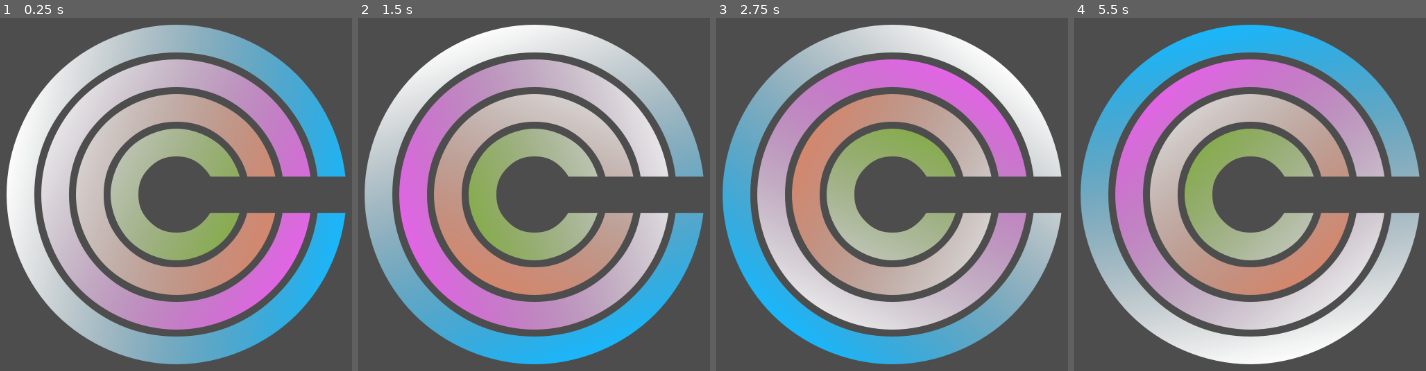
Above: before the commit, frames 1-4 (left to right).
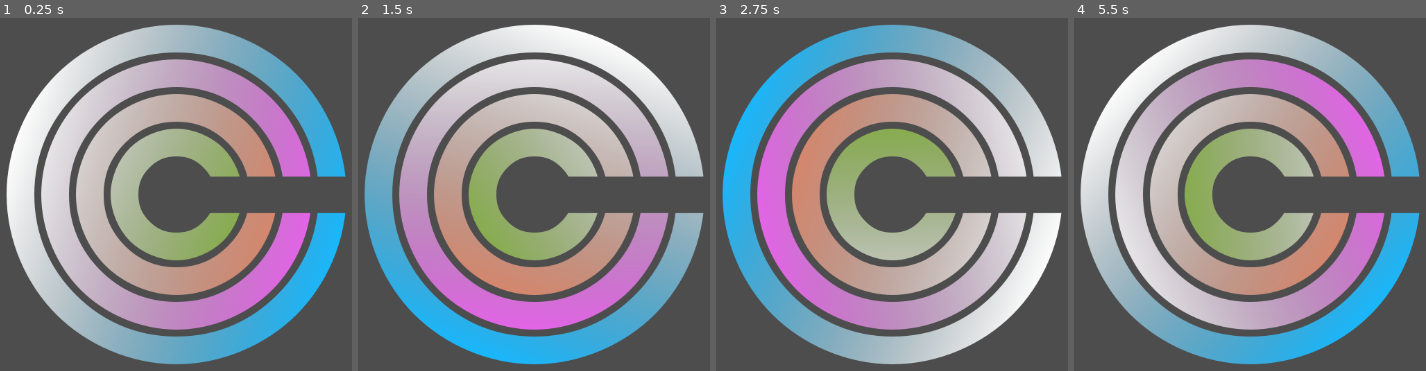
Above: after the commit, the same moments.

Repository: LettucePie/october
Game: Godot game, scene res://game.tscn
Two runs of this game, one before a commit and one after it. Both use one fixed random seed, a clock stepped at 60 frames per second and the inputs below.
Inputs (mouse positions are in pixels of both pictures, inside the frame that each line leads up to):
- Up to frame 1 (0.25 s): no input
- Up to frame 2 (1.5 s): move the mouse to (outside the picture) at 0.52 s; click (outside the picture) at 0.67 s; move the mouse to (375, 215) at 1.27 s; click (375, 215) at 1.42 s
- Up to frame 3 (2.75 s): move the mouse to (972, 95) at 2.02 s; click (972, 95) at 2.17 s
- Up to frame 4 (5.5 s): move the mouse to (1211, 282) at 2.77 s; click (1211, 282) at 2.92 s; move the mouse to (outside the picture) at 3.52 s; click (outside the picture) at 3.67 s; move the mouse to (outside the picture) at 4.27 s; click (outside the picture) at 4.42 s; move the mouse to (1288, 194) at 5.02 s; click (1288, 194) at 5.17 s

The runs differ from the first frame. In frame 2, 28% of the frame differs, in the area x 1-99%, y 4-96%; in frame 3, 32%; in frame 4, 36%, in the area x 1-99%, y 1-99%.

Commit message:
restructure a bit and start solution detection

Diff:
--- /dev/null
+++ b/components/clearing.gd
@@ -0,0 +1,21 @@
+extends Area2D
+class_name Clearing
+
+signal solution_prox(tf)
+var ring_owner : Ring
+
+
+func _ready() -> void:
+	if ring_owner == null:
+		if get_parent() is Ring:
+			ring_owner = get_parent()
+
+
+func _on_area_entered(area: Area2D) -> void:
+	if area.is_in_group("Solution"):
+		emit_signal("solution_prox", true)
+
+
+func _on_area_exited(area: Area2D) -> void:
+	if area.is_in_group("Solution"):
+		emit_signal("solution_prox", false)
--- /dev/null
+++ b/components/clearing.tscn
@@ -0,0 +1,16 @@
+[gd_scene load_steps=3 format=3 uid="uid://c3mtytyei13l8"]
+
+[ext_resource type="Script" uid="uid://8ogm0n4eawcx" path="res://components/clearing.gd" id="1_glcaq"]
+
+[sub_resource type="CircleShape2D" id="CircleShape2D_ubbll"]
+radius = 34.0
+
+[node name="clearing" type="Area2D" groups=["Clearing"]]
+input_pickable = false
+script = ExtResource("1_glcaq")
+
+[node name="CollisionShape2D" type="CollisionShape2D" parent="."]
+shape = SubResource("CircleShape2D_ubbll")
+
+[connection signal="area_entered" from="." to="." method="_on_area_entered"]
+[connection signal="area_exited" from="." to="." method="_on_area_exited"]
--- a/components/ring_level.tscn
+++ b/components/ring_level.tscn
@@ -1,9 +1,25 @@
 [gd_scene load_steps=3 format=3 uid="uid://cugradq5phdm3"]
 
-[ext_resource type="Script" uid="uid://cfol2u0316a1" path="res://ring_level.gd" id="1_8w8no"]
 [ext_resource type="PackedScene" uid="uid://c0vwy80omkc5w" path="res://rings/ring_1a.tscn" id="2_l3a7r"]
 
+[sub_resource type="GDScript" id="GDScript_8mucq"]
+script/source = "extends Node2D
+class_name Ring_Level
+
+@export var ring_level : int = 0
+@export var ring_scenes : Array[PackedScene] = []
+
+
+func _ready():
+	var ring : Ring = ring_scenes.front().instantiate()
+	self.add_child(ring)
+
+
+func rescale():
+	print(\"Size Changing Stuff Here\")
+"
+
 [node name="RingLevel" type="Node2D"]
-script = ExtResource("1_8w8no")
+script = SubResource("GDScript_8mucq")
 ring_level = 1
 ring_scenes = Array[PackedScene]([ExtResource("2_l3a7r")])
--- a/game.gd
+++ b/game.gd
@@ -1,8 +1,8 @@
 extends Node
 class_name Game
 
-@export var ring_center : Node2D
-var ring_levels : Array[Ring_Level] = []
+@export var center_stage : Stage
+var rings : Array[Ring] = []
 const DEF_click_max = 250.0
 const DEF_click_min = 50.0
 var click_max : float = DEF_click_max
@@ -15,38 +15,43 @@
 var click_on_pos : Vector2 = Vector2.ZERO
 var ring_targets : PackedFloat32Array = []
 
+
 func _ready() -> void:
 	if !get_window().size_changed.is_connected(recenter):
 		get_window().size_changed.connect(recenter)
-	if ring_center == null:
-		ring_center = find_child("center")
-	if ring_center != null:
-		for c in ring_center.get_children():
-			if c is Ring_Level:
-				ring_levels.append(c)
-	_calc_segment_levels(ring_levels.size())
+	if center_stage == null:
+		#center_stage = find_child("center")
+		for c in get_children():
+			if c is Stage:
+				center_stage = c
+	if center_stage != null:
+		for c in center_stage.get_children():
+			if c is Ring:
+				rings.append(c)
+	_calc_segment_levels(rings.size())
 	## Setup base rotation values
-	ring_targets.resize(ring_levels.size())
-	for i in ring_levels.size():
-		ring_targets[i] = ring_levels[i].rotation
+	ring_targets.resize(rings.size())
+	for i in rings.size():
+		ring_targets[i] = rings[i].rotation
 
 
 func recenter() -> void:
 	print("Recenter")
-	ring_center.position = get_window().size / 2
-	print(ring_center.position)
-	if ring_levels.size() > 0:
-		for ring_level in ring_levels:
-			ring_level.rescale()
+	center_stage.position = get_window().size / 2
+	print(center_stage.position)
+	print("TODO Rescale CenterStage")
+	#if rings.size() > 0:
+		#for ring in rings:
+			#ring.rescale()
 
 
 func dial_ring_to(id : int, rot : float) -> void:
-	ring_levels[id].rotation = rot
+	rings[id].rotation = rot
 
 
 func _process(delta: float) -> void:
-	for i in ring_levels.size():
-		dial_ring_to(i, lerp_angle(ring_levels[i].rotation, ring_targets[i], 8 * delta))
+	for i in rings.size():
+		dial_ring_to(i, lerp_angle(rings[i].rotation, ring_targets[i], 8 * delta))
 
 
 func _calc_segment_levels(steps : int):
@@ -79,23 +84,23 @@
 
 func _click_event(event : InputEventMouseButton):
 	if event.pressed:
-		var local_pos : Vector2 = event.position - ring_center.global_position
+		var local_pos : Vector2 = event.position - center_stage.global_position
 		var dist : float = Vector2.ZERO.distance_to(local_pos)
 		_active_ring_forget()
 		if _check_segment(dist - click_min) >= 0:
 			ring_selected_id = _check_segment(dist - click_min)
-			ring_selected_rot = ring_levels[ring_selected_id].rotation
+			ring_selected_rot = rings[ring_selected_id].rotation
 			click_on_pos = local_pos
 	else:
 		_active_ring_forget()
 
 
 func _move_event(event : InputEventMouseMotion):
-	var localized_mouse_pos : Vector2 = event.position - ring_center.global_position
+	var localized_mouse_pos : Vector2 = event.position - center_stage.global_position
 	var angle_a : float = Vector2.RIGHT.angle_to(click_on_pos.normalized())
 	var angle_b : float = Vector2.RIGHT.angle_to(localized_mouse_pos.normalized())
 	var angle_diff : float = angle_b - angle_a
-	print("AngleA: ", angle_a, " | AngleB: ", angle_b, " | AngleDiff: ", angle_diff)
+	#print("AngleA: ", angle_a, " | AngleB: ", angle_b, " | AngleDiff: ", angle_diff)
 	ring_targets[ring_selected_id] = ring_selected_rot + angle_diff
 	#dial_ring_to(ring_selected_id, ring_selected_rot + angle_diff)
 
--- a/game.tscn
+++ b/game.tscn
@@ -1,43 +1,30 @@
-[gd_scene load_steps=8 format=3 uid="uid://cuqejiribu1et"]
+[gd_scene load_steps=3 format=3 uid="uid://cuqejiribu1et"]
 
-[ext_resource type="Script" uid="uid://cfol2u0316a1" path="res://ring_level.gd" id="1_80nbo"]
 [ext_resource type="Script" uid="uid://bdd177d25nwm" path="res://game.gd" id="1_ryrav"]
-[ext_resource type="PackedScene" uid="uid://c0vwy80omkc5w" path="res://rings/ring_1a.tscn" id="2_e2o6t"]
-[ext_resource type="PackedScene" uid="uid://b1gaxp4oi33wh" path="res://rings/ring_2a.tscn" id="3_7jktm"]
-[ext_resource type="PackedScene" uid="uid://dgolblnjyhh4o" path="res://rings/ring_3a.tscn" id="4_ryrav"]
-[ext_resource type="PackedScene" uid="uid://dk562dv21sngq" path="res://rings/ring_4a.tscn" id="5_eow3j"]
-
-[sub_resource type="RectangleShape2D" id="RectangleShape2D_ryrav"]
-size = Vector2(300, 10)
+[ext_resource type="PackedScene" uid="uid://bj3bhkl78bpfk" path="res://stages/stage_00_test.tscn" id="2_e2o6t"]
 
 [node name="Game" type="Node"]
 script = ExtResource("1_ryrav")
 
-[node name="center" type="Node2D" parent="." groups=["Center"]]
+[node name="stage" parent="." instance=ExtResource("2_e2o6t")]
 position = Vector2(576, 324)
 
-[node name="lvl4" type="Node2D" parent="center"]
-script = ExtResource("1_80nbo")
-ring_level = 4
-ring_scenes = Array[PackedScene]([ExtResource("5_eow3j")])
+[node name="Control" type="Control" parent="."]
+layout_mode = 3
+anchors_preset = 15
+anchor_right = 1.0
+anchor_bottom = 1.0
+grow_horizontal = 2
+grow_vertical = 2
 
-[node name="lvl3" type="Node2D" parent="center"]
-script = ExtResource("1_80nbo")
-ring_level = 3
-ring_scenes = Array[PackedScene]([ExtResource("4_ryrav")])
-
-[node name="lvl2" type="Node2D" parent="center"]
-script = ExtResource("1_80nbo")
-ring_level = 2
-ring_scenes = Array[PackedScene]([ExtResource("3_7jktm")])
-
-[node name="lvl1" type="Node2D" parent="center"]
-script = ExtResource("1_80nbo")
-ring_level = 1
-ring_scenes = Array[PackedScene]([ExtResource("2_e2o6t")])
-
-[node name="solution" type="Area2D" parent="center"]
-
-[node name="CollisionShape2D" type="CollisionShape2D" parent="center/solution"]
-position = Vector2(150, 0)
-shape = SubResource("RectangleShape2D_ryrav")
+[node name="status" type="Label" parent="Control"]
+layout_mode = 1
+anchors_preset = 5
+anchor_left = 0.5
+anchor_right = 0.5
+offset_left = -171.5
+offset_right = 171.5
+offset_bottom = 55.0
+grow_horizontal = 2
+horizontal_alignment = 1
+vertical_alignment = 1
--- a/ring.gd
+++ b/ring.gd
@@ -1,9 +1,12 @@
 extends Node2D
 class_name Ring
+
 
 @export var level : int = 0
 enum CUTOUT {A, B, C, D}
 @export var cutout_shape : CUTOUT = CUTOUT.A
+@export var clearings : Array[Clearing] = []
+@export var interactives : Array = []
 
 @onready var sprite : Sprite2D = $Sprite2D
 @onready var light : PointLight2D = $PointLight2D
@@ -14,9 +17,19 @@
 
 func _ready() -> void:
 	light_rotate_var = randf_range(0.8, 2.0)
-	#if randf() < 0.5:
-		#light_rotate_var *= -1.0
+	if clearings.size() <= 0:
+		print("**ERROR** UNSOLVABLE RING")
+	else:
+		for c in clearings:
+			if c.ring_owner != self:
+				c.ring_owner = self
+			if !c.solution_prox.is_connected(solution_proxima):
+				c.solution_prox.connect(solution_proxima)
 
 
 func _process(delta: float) -> void:
 	light.rotation += delta * light_rotate_var
+
+
+func solution_proxima(tf : bool) -> void:
+	print("Ring: ", self.name, " Solution: ", tf)
--- a/ring_level.gd
+++ /dev/null
@@ -1,14 +0,0 @@
-extends Node2D
-class_name Ring_Level
-
-@export var ring_level : int = 0
-@export var ring_scenes : Array[PackedScene] = []
-
-
-func _ready():
-	var ring : Ring = ring_scenes.front().instantiate()
-	self.add_child(ring)
-
-
-func rescale():
-	print("Size Changing Stuff Here")
--- a/rings/ring_1a.tscn
+++ b/rings/ring_1a.tscn
@@ -2,9 +2,7 @@
 
 [ext_resource type="Script" uid="uid://djs1b52ef4ukb" path="res://ring.gd" id="1_hvv5x"]
 [ext_resource type="Texture2D" uid="uid://b53hr6b7ndtfq" path="res://rings/lvl1_cut_a.png" id="2_fcm0q"]
-
-[sub_resource type="CircleShape2D" id="CircleShape2D_ubbll"]
-radius = 34.0
+[ext_resource type="PackedScene" uid="uid://c3mtytyei13l8" path="res://components/clearing.tscn" id="3_fcm0q"]
 
 [sub_resource type="Gradient" id="Gradient_veync"]
 colors = PackedColorArray(0, 0, 0, 0, 1, 1, 1, 1)
@@ -14,22 +12,20 @@
 width = 500
 height = 500
 
-[node name="Ring_1A" type="Node2D"]
+[node name="Ring_1A" type="Node2D" node_paths=PackedStringArray("clearings")]
 script = ExtResource("1_hvv5x")
 level = 1
+clearings = [NodePath("clearing")]
 
 [node name="Sprite2D" type="Sprite2D" parent="."]
 light_mask = 16
 texture = ExtResource("2_fcm0q")
-
-[node name="Area2D" type="Area2D" parent="Sprite2D"]
-
-[node name="CollisionShape2D" type="CollisionShape2D" parent="Sprite2D/Area2D"]
-position = Vector2(223, 0)
-shape = SubResource("CircleShape2D_ubbll")
 
 [node name="PointLight2D" type="PointLight2D" parent="."]
 color = Color(0.08936692, 0.7228654, 0.99999994, 1)
 blend_mode = 2
 range_item_cull_mask = 16
 texture = SubResource("GradientTexture2D_5i5bl")
+
+[node name="clearing" parent="." instance=ExtResource("3_fcm0q")]
+position = Vector2(223, 0)
--- a/rings/ring_1b.tscn
+++ b/rings/ring_1b.tscn
@@ -2,9 +2,7 @@
 
 [ext_resource type="Script" uid="uid://djs1b52ef4ukb" path="res://ring.gd" id="1_jyp2f"]
 [ext_resource type="Texture2D" uid="uid://b862wyybjyu6b" path="res://rings/lvl1_cut_b.png" id="2_8qe2f"]
-
-[sub_resource type="CircleShape2D" id="CircleShape2D_ubbll"]
-radius = 34.0
+[ext_resource type="PackedScene" uid="uid://c3mtytyei13l8" path="res://components/clearing.tscn" id="3_8qe2f"]
 
 [sub_resource type="Gradient" id="Gradient_veync"]
 colors = PackedColorArray(0, 0, 0, 0, 1, 1, 1, 1)
@@ -14,27 +12,24 @@
 width = 500
 height = 500
 
-[node name="Ring_1B" type="Node2D"]
+[node name="Ring_1B" type="Node2D" node_paths=PackedStringArray("clearings")]
 script = ExtResource("1_jyp2f")
 level = 1
 cutout_shape = 1
+clearings = [NodePath("clearing"), NodePath("clearing2")]
 
 [node name="Sprite2D" type="Sprite2D" parent="."]
 light_mask = 16
 texture = ExtResource("2_8qe2f")
-
-[node name="Area2D" type="Area2D" parent="Sprite2D"]
-
-[node name="CollisionShape2D" type="CollisionShape2D" parent="Sprite2D/Area2D"]
-position = Vector2(223, 0)
-shape = SubResource("CircleShape2D_ubbll")
-
-[node name="CollisionShape2D2" type="CollisionShape2D" parent="Sprite2D/Area2D"]
-position = Vector2(0, 223)
-shape = SubResource("CircleShape2D_ubbll")
 
 [node name="PointLight2D" type="PointLight2D" parent="."]
 color = Color(0.08936692, 0.7228654, 0.99999994, 1)
 blend_mode = 2
 range_item_cull_mask = 16
 texture = SubResource("GradientTexture2D_5i5bl")
+
+[node name="clearing" parent="." instance=ExtResource("3_8qe2f")]
+position = Vector2(223, 0)
+
+[node name="clearing2" parent="." instance=ExtResource("3_8qe2f")]
+position = Vector2(0, 225)
--- a/rings/ring_2a.tscn
+++ b/rings/ring_2a.tscn
@@ -2,9 +2,7 @@
 
 [ext_resource type="Script" uid="uid://djs1b52ef4ukb" path="res://ring.gd" id="1_ov22u"]
 [ext_resource type="Texture2D" uid="uid://emn3mctwh5id" path="res://rings/lvl2_cut_a.png" id="2_ov22u"]
-
-[sub_resource type="CircleShape2D" id="CircleShape2D_ubbll"]
-radius = 34.0
+[ext_resource type="PackedScene" uid="uid://c3mtytyei13l8" path="res://components/clearing.tscn" id="3_bhuq4"]
 
 [sub_resource type="Gradient" id="Gradient_veync"]
 colors = PackedColorArray(0, 0, 0, 0, 1, 1, 1, 1)
@@ -14,22 +12,20 @@
 width = 500
 height = 500
 
-[node name="Ring_2A" type="Node2D"]
+[node name="Ring_2A" type="Node2D" node_paths=PackedStringArray("clearings")]
 script = ExtResource("1_ov22u")
 level = 2
+clearings = [NodePath("clearing")]
 
 [node name="Sprite2D" type="Sprite2D" parent="."]
 light_mask = 8
 texture = ExtResource("2_ov22u")
-
-[node name="Area2D" type="Area2D" parent="Sprite2D"]
-
-[node name="CollisionShape2D" type="CollisionShape2D" parent="Sprite2D/Area2D"]
-position = Vector2(174, 0)
-shape = SubResource("CircleShape2D_ubbll")
 
 [node name="PointLight2D" type="PointLight2D" parent="."]
 color = Color(0.9837337, 0.35884297, 1, 1)
 blend_mode = 2
 range_item_cull_mask = 8
 texture = SubResource("GradientTexture2D_5i5bl")
+
+[node name="clearing" parent="." instance=ExtResource("3_bhuq4")]
+position = Vector2(174, 0)
--- a/rings/ring_3a.tscn
+++ b/rings/ring_3a.tscn
@@ -2,9 +2,7 @@
 
 [ext_resource type="Script" uid="uid://djs1b52ef4ukb" path="res://ring.gd" id="1_hm5s7"]
 [ext_resource type="Texture2D" uid="uid://dbvnj7fhq32fi" path="res://rings/lvl3_cut_a.png" id="2_hm5s7"]
-
-[sub_resource type="CircleShape2D" id="CircleShape2D_ubbll"]
-radius = 34.0
+[ext_resource type="PackedScene" uid="uid://c3mtytyei13l8" path="res://components/clearing.tscn" id="3_y8vat"]
 
 [sub_resource type="Gradient" id="Gradient_veync"]
 colors = PackedColorArray(0, 0, 0, 0, 1, 1, 1, 1)
@@ -14,22 +12,20 @@
 width = 500
 height = 500
 
-[node name="Ring_3A" type="Node2D"]
+[node name="Ring_3A" type="Node2D" node_paths=PackedStringArray("clearings")]
 script = ExtResource("1_hm5s7")
 level = 3
+clearings = [NodePath("clearing")]
 
 [node name="Sprite2D" type="Sprite2D" parent="."]
 light_mask = 4
 texture = ExtResource("2_hm5s7")
-
-[node name="Area2D" type="Area2D" parent="Sprite2D"]
-
-[node name="CollisionShape2D" type="CollisionShape2D" parent="Sprite2D/Area2D"]
-position = Vector2(122, 0)
-shape = SubResource("CircleShape2D_ubbll")
 
 [node name="PointLight2D" type="PointLight2D" parent="."]
 color = Color(1, 0.5111293, 0.3494958, 1)
 blend_mode = 2
 range_item_cull_mask = 4
 texture = SubResource("GradientTexture2D_5i5bl")
+
+[node name="clearing" parent="." instance=ExtResource("3_y8vat")]
+position = Vector2(121, 0)
--- a/rings/ring_4a.tscn
+++ b/rings/ring_4a.tscn
@@ -2,9 +2,7 @@
 
 [ext_resource type="Script" uid="uid://djs1b52ef4ukb" path="res://ring.gd" id="1_veync"]
 [ext_resource type="Texture2D" uid="uid://okeftlnsmbmv" path="res://rings/lvl4_cut_a.png" id="2_veync"]
-
-[sub_resource type="CircleShape2D" id="CircleShape2D_ubbll"]
-radius = 34.0
+[ext_resource type="PackedScene" uid="uid://c3mtytyei13l8" path="res://components/clearing.tscn" id="3_5i5bl"]
 
 [sub_resource type="Gradient" id="Gradient_veync"]
 colors = PackedColorArray(0, 0, 0, 0, 1, 1, 1, 1)
@@ -14,22 +12,20 @@
 width = 500
 height = 500
 
-[node name="Ring_4A" type="Node2D"]
+[node name="Ring_4A" type="Node2D" node_paths=PackedStringArray("clearings")]
 script = ExtResource("1_veync")
 level = 3
+clearings = [NodePath("clearing")]
 
 [node name="Sprite2D" type="Sprite2D" parent="."]
 light_mask = 2
 texture = ExtResource("2_veync")
-
-[node name="Area2D" type="Area2D" parent="Sprite2D"]
-
-[node name="CollisionShape2D" type="CollisionShape2D" parent="Sprite2D/Area2D"]
-position = Vector2(69, 0)
-shape = SubResource("CircleShape2D_ubbll")
 
 [node name="PointLight2D" type="PointLight2D" parent="."]
 color = Color(0.46612352, 0.7683025, 3.85046e-07, 1)
 blend_mode = 2
 range_item_cull_mask = 2
 texture = SubResource("GradientTexture2D_5i5bl")
+
+[node name="clearing" parent="." instance=ExtResource("3_5i5bl")]
+position = Vector2(71, 0)
--- /dev/null
+++ b/stage.gd
@@ -0,0 +1,16 @@
+extends Node2D
+class_name Stage
+
+@export var solution_area : Area2D
+var rings : Array[Ring] = []
+
+
+func _find_ring_children() -> void:
+	rings.clear()
+	for c in get_children():
+		if c is Ring:
+			rings.append(c)
+
+
+func _ready() -> void:
+	_find_ring_children()
--- /dev/null
+++ b/stages/stage_00_test.tscn
@@ -0,0 +1,28 @@
+[gd_scene load_steps=7 format=3 uid="uid://bj3bhkl78bpfk"]
+
+[ext_resource type="Script" uid="uid://cykug2x5ji3h3" path="res://stage.gd" id="1_wpvf4"]
+[ext_resource type="PackedScene" uid="uid://dk562dv21sngq" path="res://rings/ring_4a.tscn" id="3_ntpsw"]
+[ext_resource type="PackedScene" uid="uid://dgolblnjyhh4o" path="res://rings/ring_3a.tscn" id="4_qc57x"]
+[ext_resource type="PackedScene" uid="uid://b1gaxp4oi33wh" path="res://rings/ring_2a.tscn" id="5_ryxgy"]
+[ext_resource type="PackedScene" uid="uid://c0vwy80omkc5w" path="res://rings/ring_1a.tscn" id="6_uh41k"]
+
+[sub_resource type="RectangleShape2D" id="RectangleShape2D_ryrav"]
+size = Vector2(300, 10)
+
+[node name="stage_00_test" type="Node2D" node_paths=PackedStringArray("solution_area") groups=["Center"]]
+script = ExtResource("1_wpvf4")
+solution_area = NodePath("solution")
+
+[node name="Ring_4A" parent="." instance=ExtResource("3_ntpsw")]
+
+[node name="Ring_3A" parent="." instance=ExtResource("4_qc57x")]
+
+[node name="Ring_2A" parent="." instance=ExtResource("5_ryxgy")]
+
+[node name="Ring_1A" parent="." instance=ExtResource("6_uh41k")]
+
+[node name="solution" type="Area2D" parent="." groups=["Solution"]]
+
+[node name="CollisionShape2D" type="CollisionShape2D" parent="solution"]
+position = Vector2(150, 0)
+shape = SubResource("RectangleShape2D_ryrav")
Not shown, added: components/clearing.gd.uid
Not shown, removed: ring_level.gd.uid
Not shown, added: stage.gd.uid
